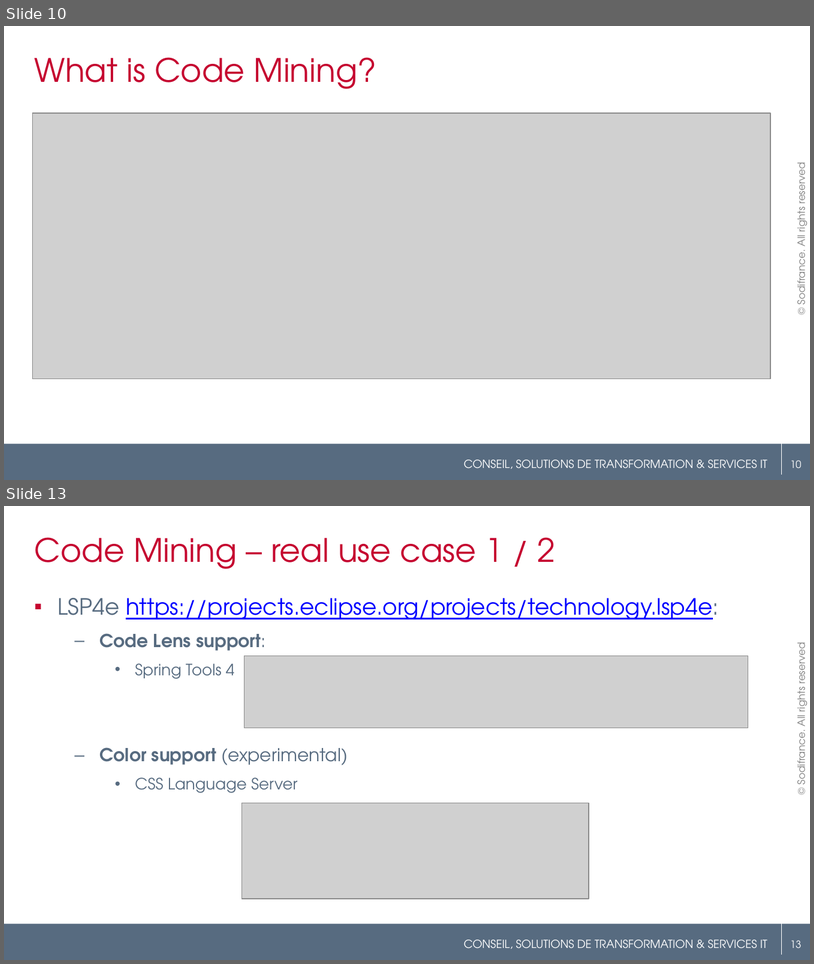
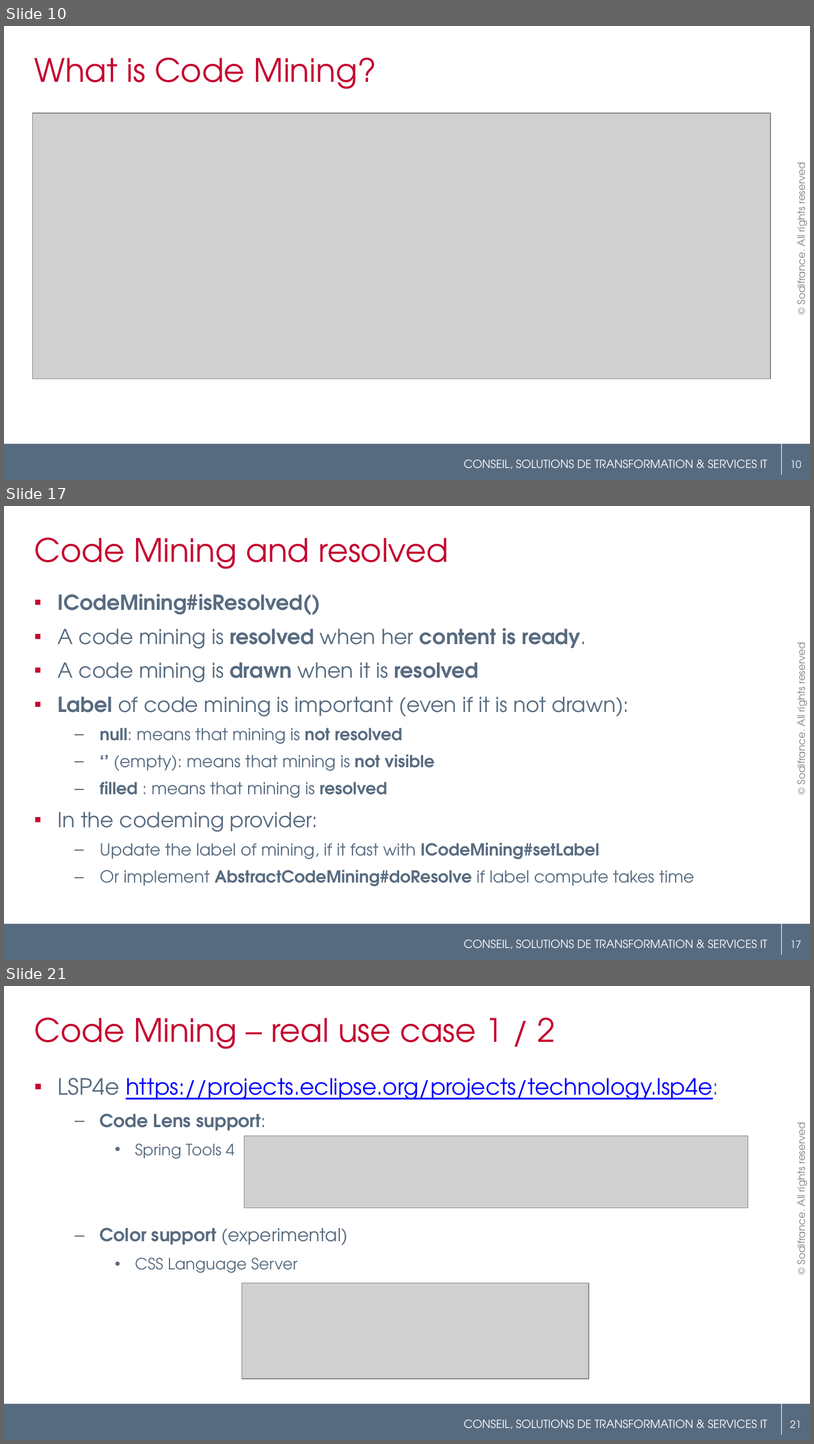
Before and after one commit to angelozerr/EclipseConFrance2018, a slide deck: EclipseConFrance2018_CodeMining.pptx. Shown one above the other, each under a label of ours: slides 10 and 13 before the commit, slides 10, 17 and 21 after it; the slides between them are not shown. The pictures are 814x964 and 814x1444 pixels, drawn with LibreOffice and Linux fonts; fonts in the diff are those of the drawing; grey boxes stand for pictures; background and template pictures are left out. Boxes give left, top, right and bottom in pixels: in the first picture for what was removed or moved away, otherwise in the second. Text is boxed around its words. In the diff, an @@ line names an element or a change of style, - is before the commit and + after.

Commit message:
Add CodeMining API section

```diff
--- a/EclipseConFrance2018_CodeMining.pptx
+++ b/EclipseConFrance2018_CodeMining.pptx
@@ slide 17 added at <box>4,506,810,960</box>, background #FFFFFF; not listed: 5 template elements that a slide beside it also shows @@
@@ title added at <box>34,537,449,569</box>, 28.8 pt, text #C5062F @@
+Code Mining and resolved
@@ text added at <box>58,628,695,886</box>, 14.8 pt, text #576B80 @@
+▪ ICodeMining#isResolved()
+▪ A code mining is resolved when her content is ready.
+▪ A code mining is drawn when it is resolved
+▪ Label of code mining is important (even if it is not drawn):
+  – null: means that mining is not resolved
+  – ‘’ (empty): means that mining is not visible
+  – filled : means that mining is resolved
+▪ In the codeming provider:
+  – Update the label of mining, if it fast with ICodeMining#setLabel
+  – Or implement AbstractCodeMining#doResolve if label compute takes time
@@ what was slide 13 is now slide 21 @@
@@ page number at <box>791,1420,802,1428</box>: text changed @@
-13
+21
```
Also in this commit, not shown: 14 slides changed, 5 other slides added, 2 slides removed, 5 other files.
